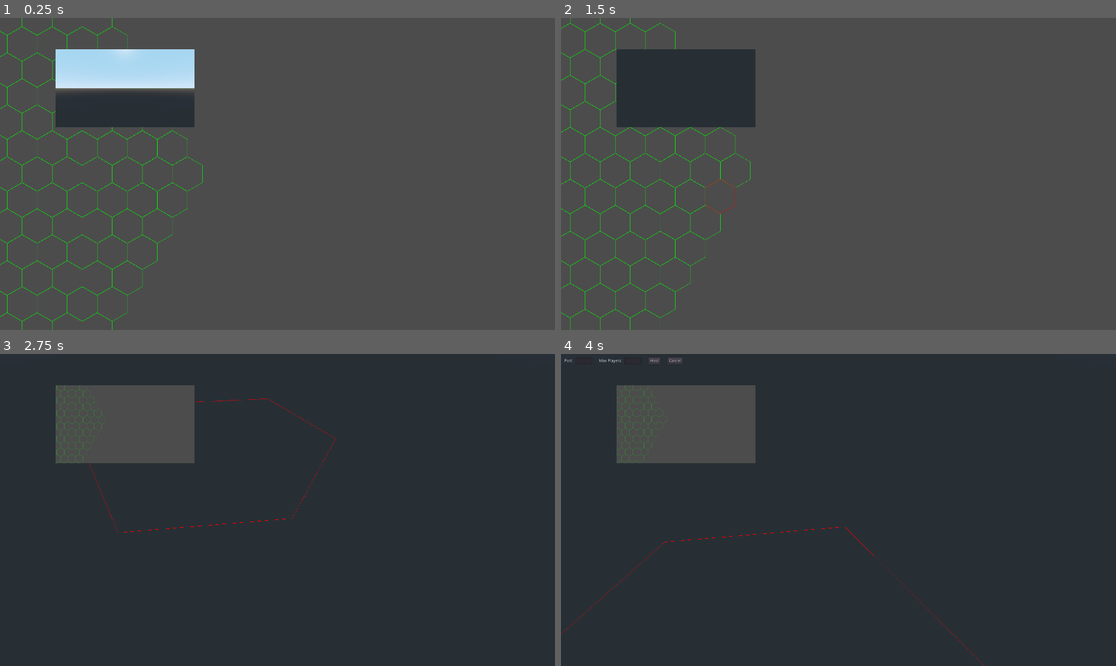
Above: before the commit, frames 1-4 (two rows, left to right).
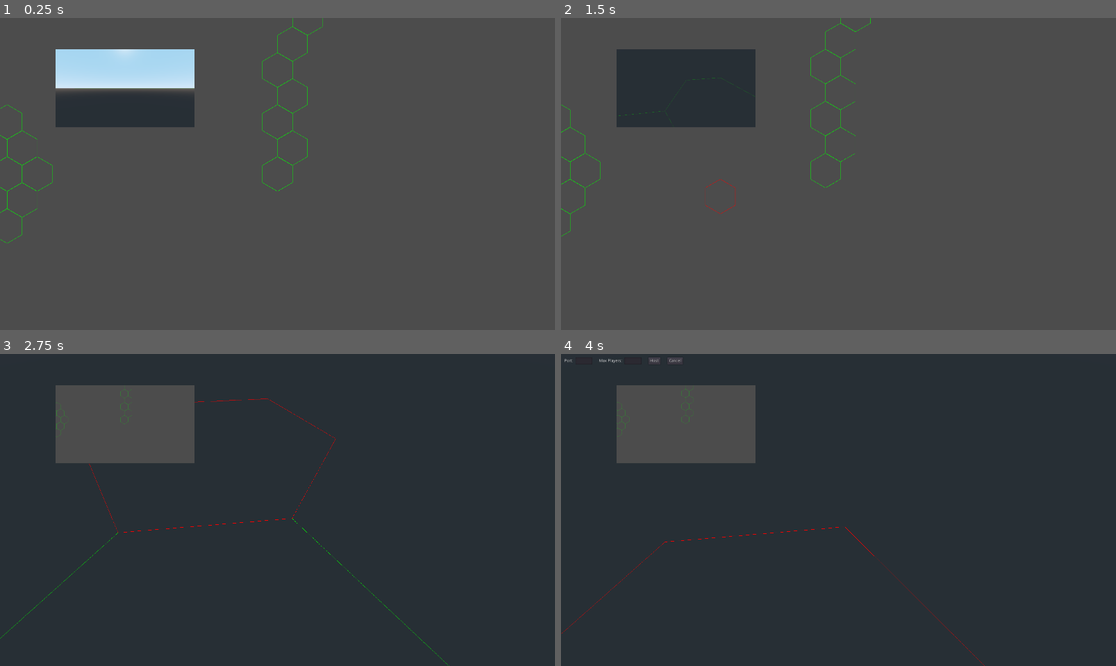
Above: after the commit, the same moments.

Repository: ObsidianBlk/FantasyFleet
Game: Godot game, scene res://Scenes/World.tscn
The game is run twice, just before and just after one commit, with the same random seed, the same clock (stepped at 60 frames per second) and the same inputs.
Inputs (mouse positions are in pixels of both pictures, inside the frame that each line leads up to):
- Up to frame 1 (0.25 s): no input
- Up to frame 2 (1.5 s): tap Enter (ui_accept) at 0.5, 0.77 s; move the mouse to (960, 158) at 0.52 s; hold D (game_right) 0.53-1.28 s; hold Ctrl (game_ctrl) 0.53-1.28 s; click (960, 158) at 0.67 s; move the mouse to (727, 189) at 1.27 s; hold S (game_down) from 1.28 s (still down); tap Shift (game_shift) at 1.35 s
- Up to frame 3 (2.75 s): tap Enter (ui_accept) at 1.52 s; move the mouse to (333, 441) at 2.02 s; release S (game_down) at 2.03 s; hold D (game_right) from 2.03 s (still down); hold Tab (game_view_toggle) from 2.03 s (still down)
- Up to frame 4 (4 s): move the mouse to (810, 572) at 2.77 s; release D (game_right) at 2.78 s; release Tab (game_view_toggle) at 2.78 s; hold W (game_up) 2.78-3.5 s; tap N (network_toggle) at 2.85 s; click (810, 572) at 2.92 s; tap Enter (ui_accept) at 3.02 s; click "Host" at 3.5 s

The runs differ from the first frame. In frame 1, 1.2% of the frame differs, in the area x 0-59%, y 0-100%; in frame 2, 1.2%; in frame 3, 0.3%; in frame 4, 0.2%.

Commit message:
HexCell get_region() method has bug fix. HexCell will now ALWAYS called round_hex() when initializing using a Vector3 value. Added add_line_region() method to HexMap.

Diff:
--- a/Scenes/World.gd
+++ b/Scenes/World.gd
@@ -56,8 +56,9 @@
 	HexMap.hex_map_data = hmd
 
 	var origin : HexCell = HexCell.new()
-	HexMap.add_area_region(origin.get_neighbor(2, 10), 8)
+	HexMap.add_area_region(origin.get_neighbor(2, 10), 2)
 	HexMap.add_ring_region(origin.get_neighbor(4, 20), 12)
+	HexMap.add_line_region(origin, origin.get_neighbor(4, 12).get_neighbor(3, 8))
 
 #	var pl = ProjectSettings.get_property_list()
 #	for p in pl:
--- a/Scripts/Auto/HexMap.gd
+++ b/Scripts/Auto/HexMap.gd
@@ -70,6 +70,13 @@
 	_regions[id] = origin.get_ring(radius)
 	return id
 
+func add_line_region(from : HexCell, to : HexCell) -> int:
+	var id : int = _GetRandomRegionID()
+	if id < 0:
+		return -1
+	_regions[id] = from.get_line_to_cell(to)
+	return id
+
 func remove_region(id : int) -> void:
 	if id in _regions:
 		_regions.erase(id)
--- a/Scripts/HexCell.gd
+++ b/Scripts/HexCell.gd
@@ -37,8 +37,7 @@
 		c = value.qrs
 	elif typeof(value) == TYPE_VECTOR3:
 		c = value
-		if not is_valid():
-			round_hex()
+		round_hex()
 	elif typeof(value) == TYPE_VECTOR2:
 		if point_is_spacial:
 			from_point(value)
@@ -235,8 +234,9 @@
 
 func get_region(rng : int) -> Array:
 	var res : Array = []
-	for q in range(-rng, rng):
-		for r in range(max(-rng, -q-rng), min(rng, -q+rng)):
+	for q in range(-rng, rng+1):
+		for r in range(max(-rng, -q-rng), min(rng, -q+rng) + 1):
+			print("QR: ", q, ", ", r)
 			var s = -q-r
 			res.append(get_script().new(Vector3(q + c.x, s + c.y, r + c.z)))
 	return res
@@ -256,6 +256,7 @@
 		var dist = distance_to(cell)
 		for i in range(0, dist):
 			var ncell = _CellLerp(self, cell, i/dist)
+			print("Valid Cell: ", ncell.is_valid(), " | qrs: ", ncell.qrs)
 			res.append(ncell)
 	return res
 
